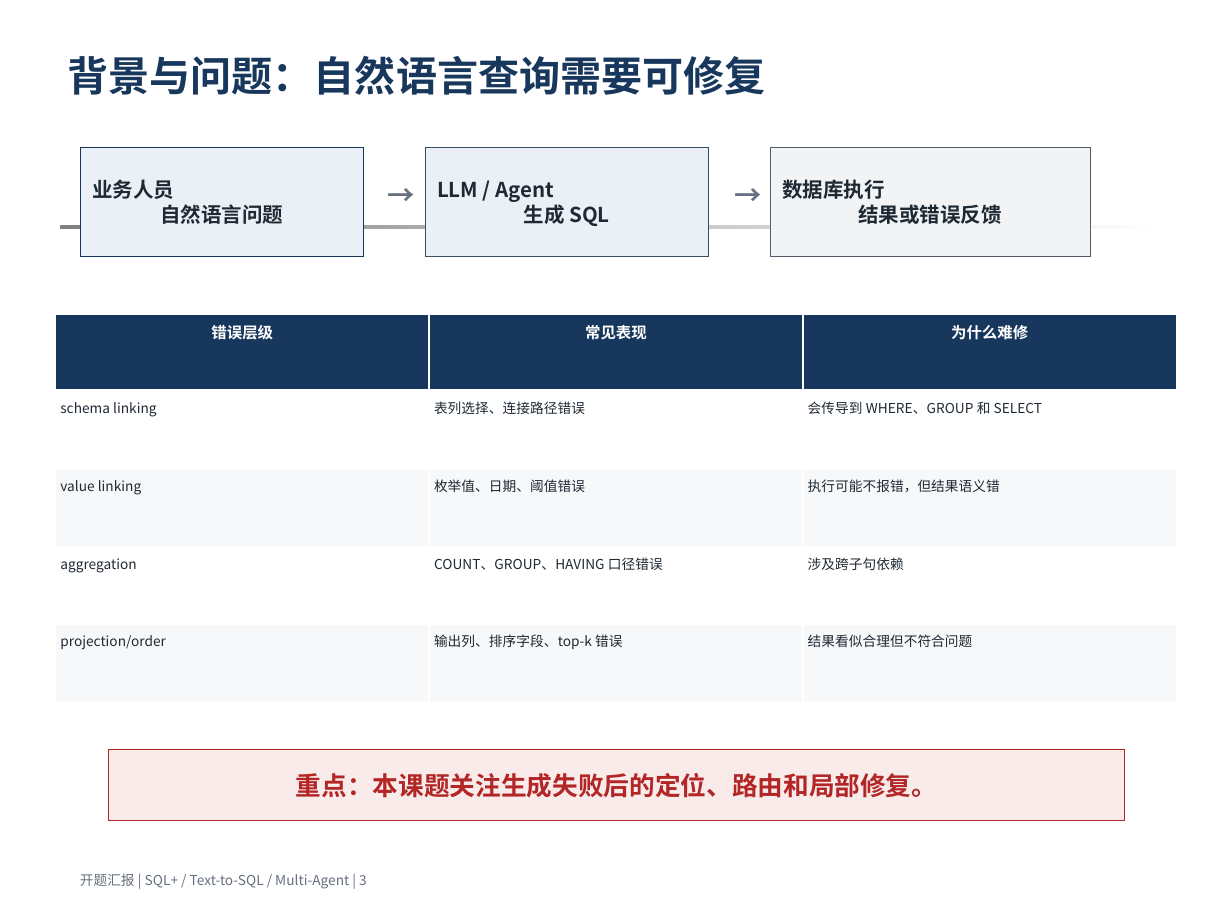
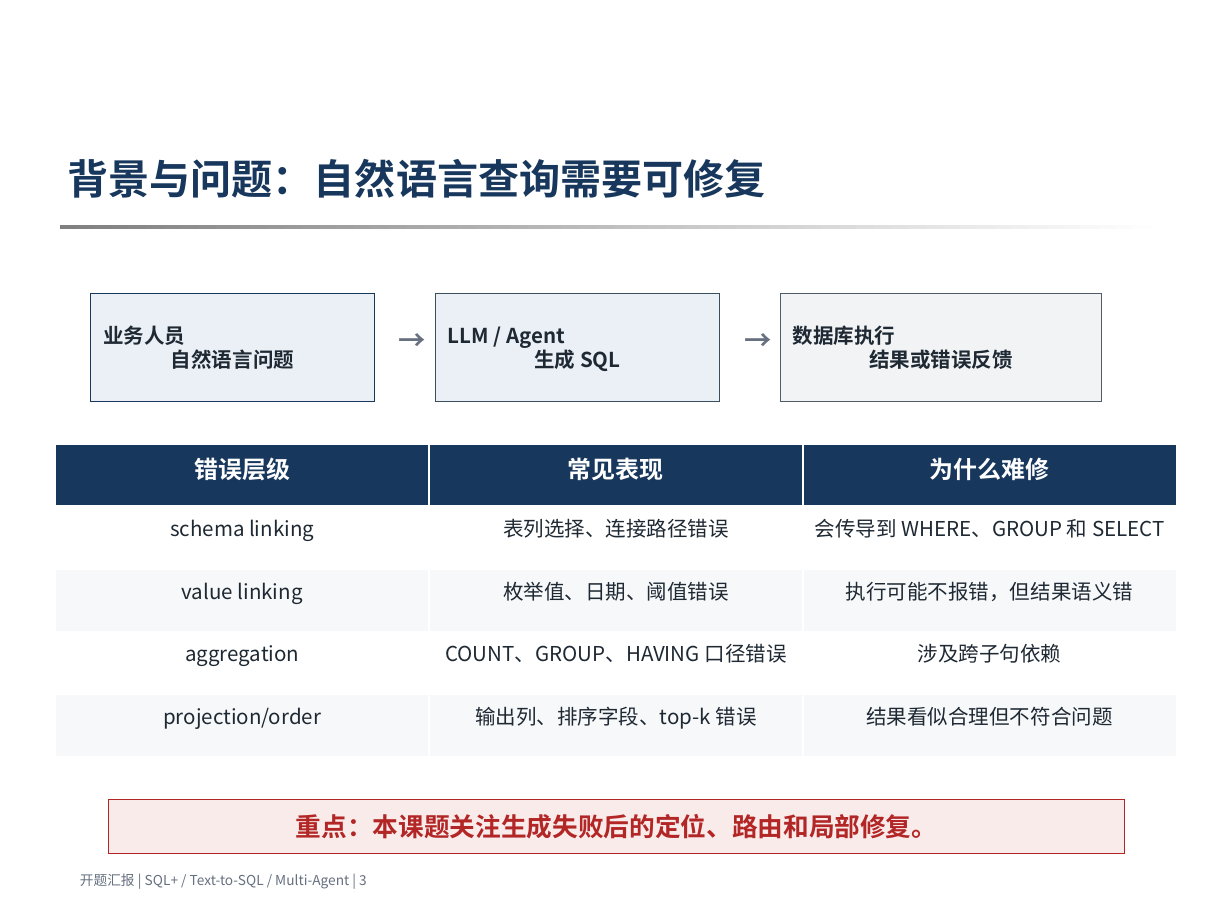
Before and after one commit to 3444374/nl2sql, a slide deck: slide 3 of docs/opening/opening_ppt_template_version_v4.pptx. Drawn at 1232x924 pixels with LibreOffice and Linux fonts; fonts in the diff are those of the drawing; background and template pictures are left out. Boxes give left, top, right and bottom in pixels: in the first picture for what was removed or moved away, otherwise in the second. Text is boxed around its words. In the diff, an @@ line names an element or a change of style, - is before the commit and + after.

```diff
--- a/docs/opening/opening_ppt_template_version_v4.pptx
+++ b/docs/opening/opening_ppt_template_version_v4.pptx
@@ text "背景与问题：自然语言查询需要可修复": place and size @@
-text "背景与问题：自然语言查询需要可修复" at [68,56,766,95]
+text "背景与问题：自然语言查询需要可修复" at [68,159,766,198]
@@ 3 rectangles, 2 texts: place and size @@
-3 rectangles, 2 texts at [80,148,1090,256]
+3 rectangles, 2 texts at [91,293,1101,402]
@@ table at [55,445,1175,756] @@
@@ size 9 to 14 pt in "错误层级", "常见表现", "为什么难修" @@
@@ size 8 to 12 pt @@
@@ alignment left to centre @@
@@ table: place and size @@
-table at [55,314,1175,702]
+table at [55,445,1175,756]
@@ rectangle "重点：本课题关注生成失败后的定位、路由和局部修复。": place and size @@
-rectangle "重点：本课题关注生成失败后的定位、路由和局部修复。" at [108,749,1125,821]
+rectangle "重点：本课题关注生成失败后的定位、路由和局部修复。" at [108,800,1125,854]
```
Also in this commit, not shown: 20 other slides changed, 4 slides added, 4 slides removed, 36 other files.
